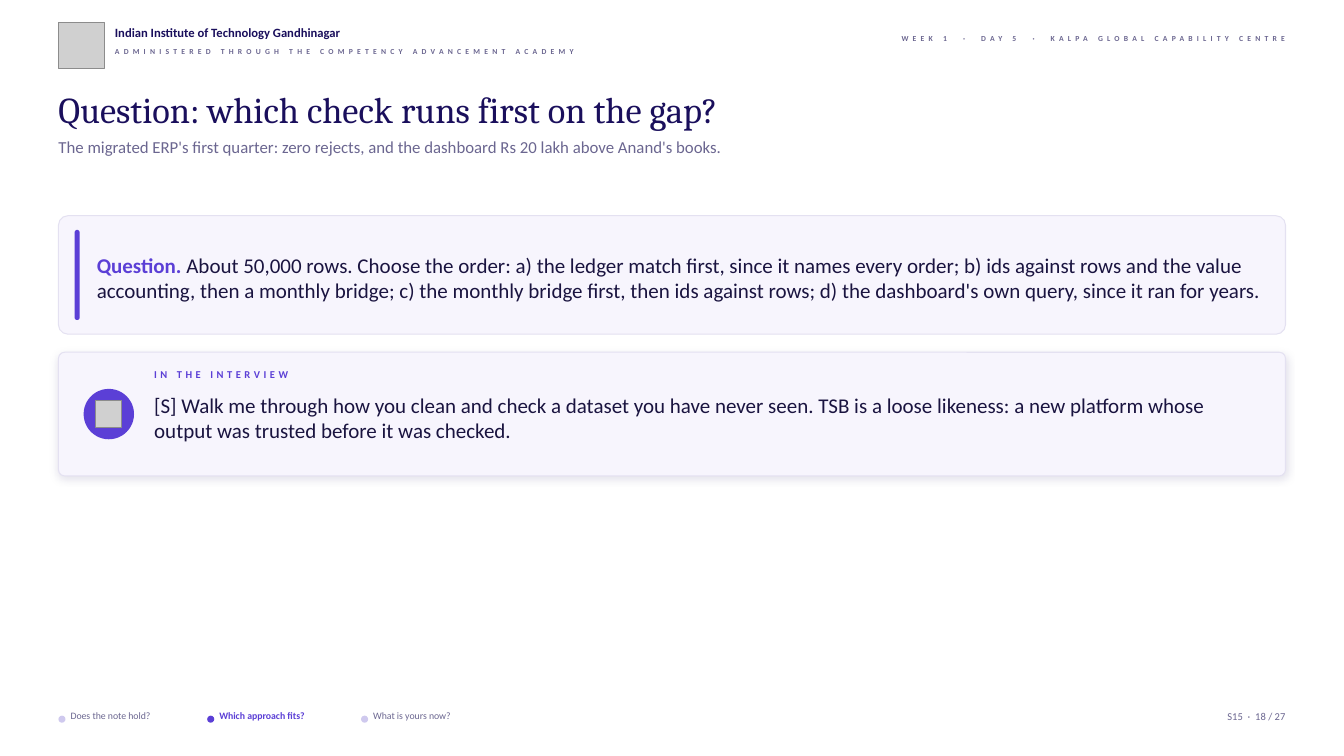
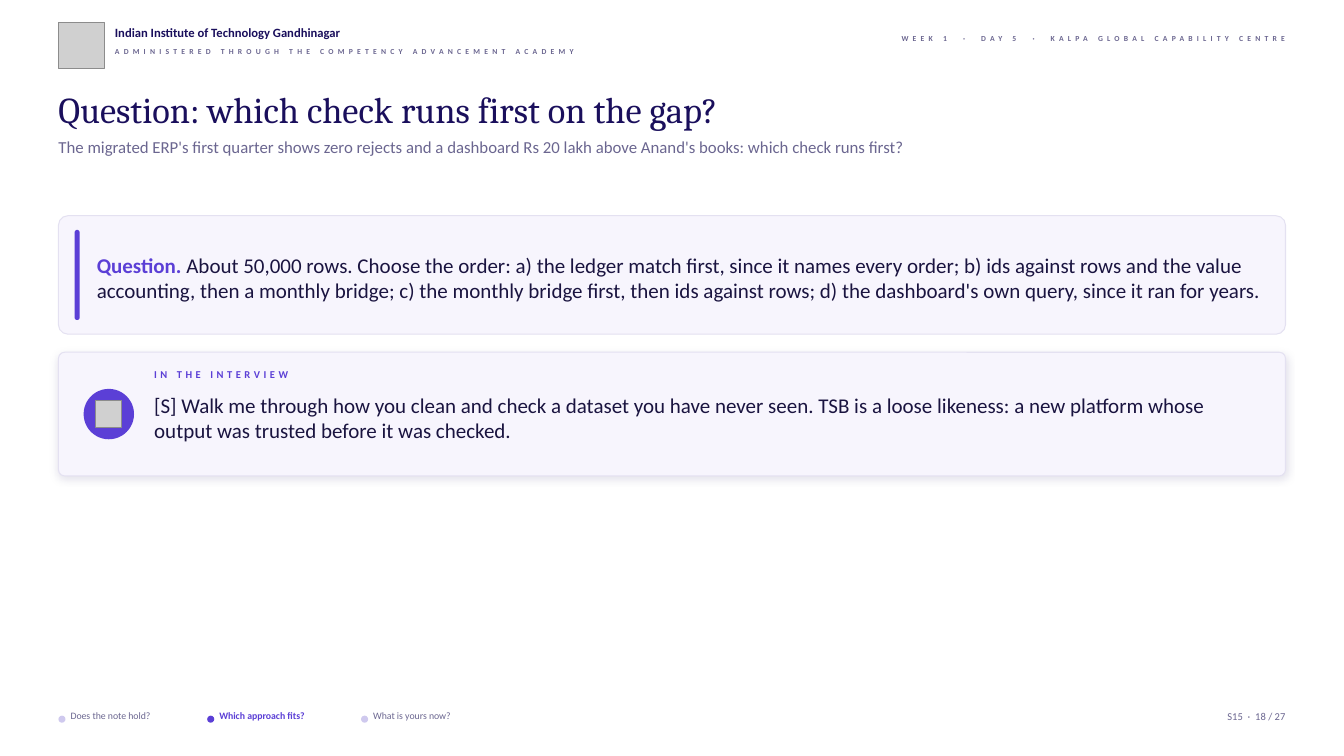
Before and after one commit to fde-academy-lab/c2-content-factory, a slide deck: slide 18 of content/W01/D5/slides/C2_W01_D05_rehearsal_STUDENT.pptx. Drawn at 1344x756 pixels with LibreOffice and Linux fonts; fonts in the diff are those of the drawing; grey boxes stand for pictures; background and template pictures are left out. Boxes give left, top, right and bottom in pixels: in the first picture for what was removed or moved away, otherwise in the second. Text is boxed around its words. In the diff, an @@ line names an element or a change of style, - is before the commit and + after.

```diff
--- a/content/W01/D5/slides/C2_W01_D05_rehearsal_STUDENT.pptx
+++ b/content/W01/D5/slides/C2_W01_D05_rehearsal_STUDENT.pptx
@@ text at (58,141,903,156): text changed @@
-The migrated ERP's first quarter: zero rejects, and the dashboard Rs 20 lakh above Anand's books.
+The migrated ERP's first quarter shows zero rejects and a dashboard Rs 20 lakh above Anand's books: which check runs first?
```
Also in this commit, not shown: 2 other slides changed, 12 other files.
